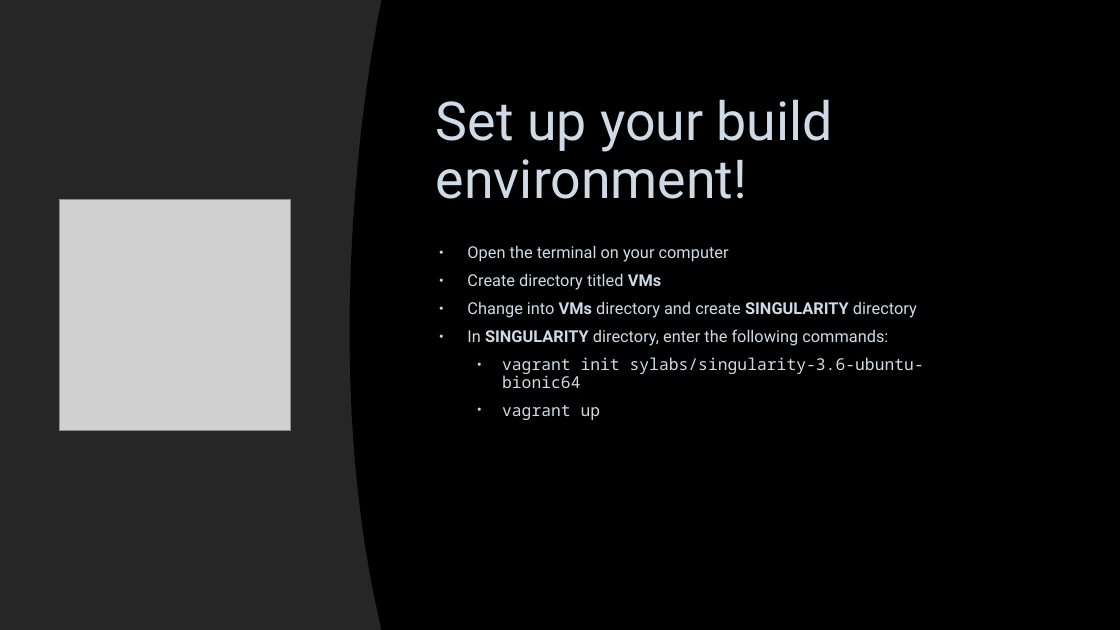
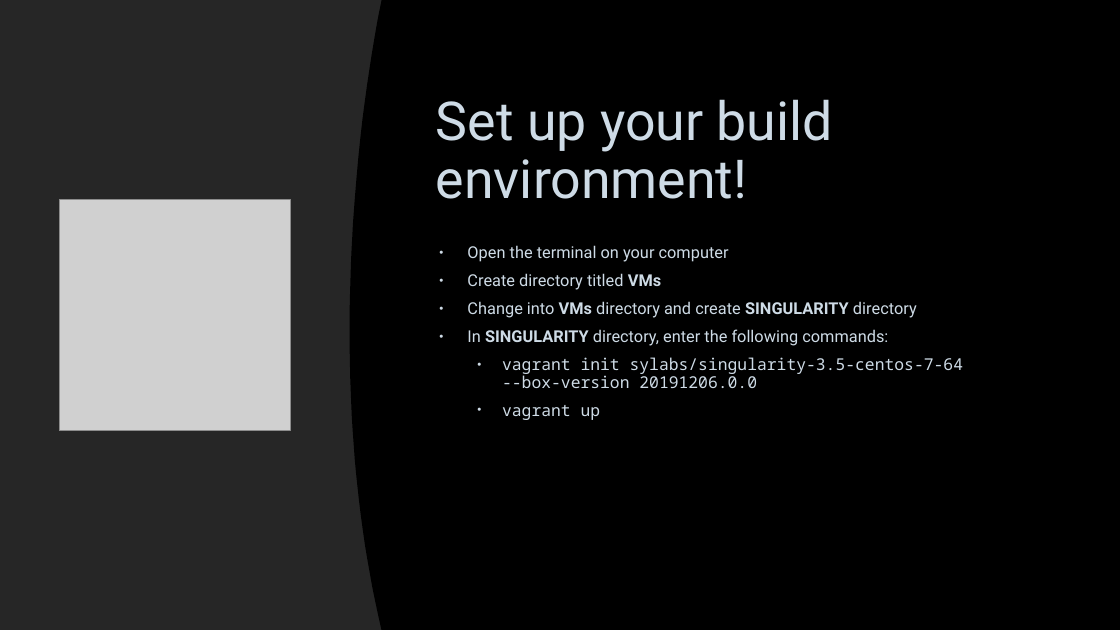
Before and after one commit to NucciTheBoss/iask_onboarding, a slide deck: slide 8 of presentations/powerpoints/singularity_and_docker_spring_2021.pptm. Drawn at 1120x630 pixels with LibreOffice and Linux fonts; fonts in the diff are those of the drawing; grey boxes stand for pictures; background and template pictures are left out. Boxes give left, top, right and bottom in pixels: in the first picture for what was removed or moved away, otherwise in the second. Text is boxed around its words. In the diff, an @@ line names an element or a change of style, - is before the commit and + after.

Commit message:
Fix issue in presentation
Problem loading ubuntu version of singularity VM. Swapped to Centos 7

```diff
--- a/presentations/powerpoints/singularity_and_docker_spring_2021.pptm
+++ b/presentations/powerpoints/singularity_and_docker_spring_2021.pptm
@@ text at (502,357,963,388): text changed @@
-  • vagrant init sylabs/singularity-3.6-ubuntu-bionic64
+  • vagrant init sylabs/singularity-3.5-centos-7-64 --box-version 20191206.0.0
```
Also in this commit, not shown: 1 other file.
